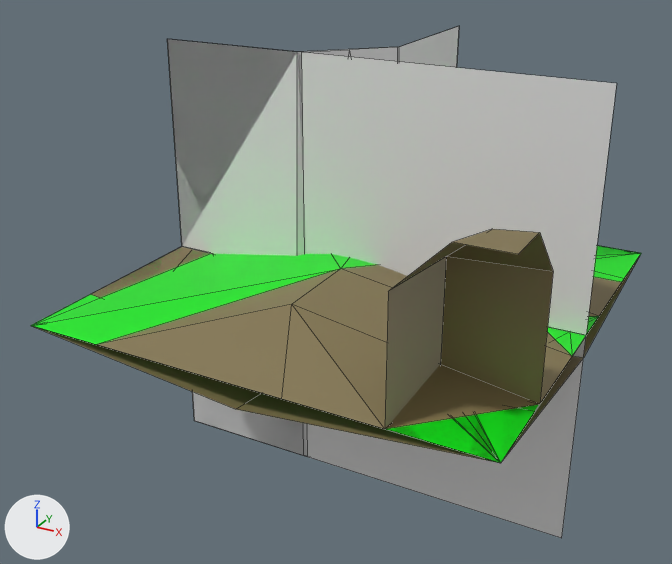
Renders of the FBX model Assets/Art/Meshes/PrototypeMeshes/Step/WFC Modules.fbx from each side of a commit.
Both versions are drawn from a 50 mm lens placed at (1.73, -3.38, 1.68), pointed at (-0.1, -0.07, 0.03). The lights are fixed; the arrows at lower left show +X, +Y and +Z. Mesh edges are drawn as thin lines. Where no turn or scale is listed for an object, it has been applied to the vertices.

Objects in the first picture: 'Down', 'GoldCorner', 'GoldMiddle', 'GoldSide', 'Ground_PortalCorner', 'InCornerRamp', 'OutCornerRamp', 'OutReceiver', 'Ramp', 'RampReceiver'.
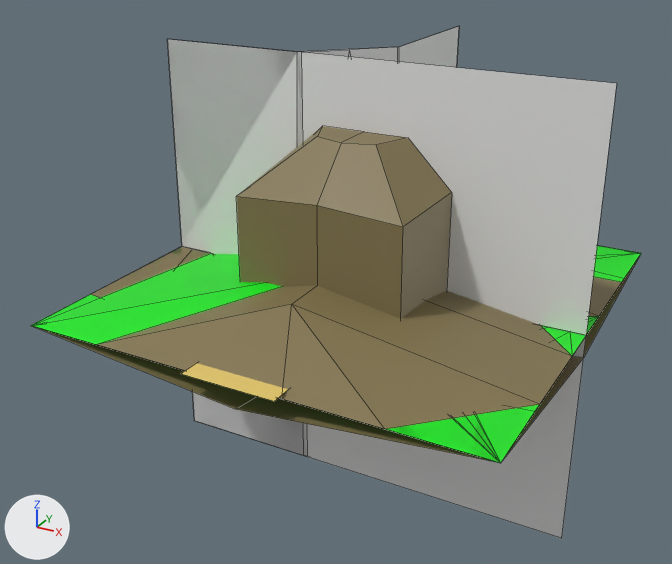
Changed parts and their boxes [x1, y1, x2, y2] in the pictures (672 x 564 px):
'Ground_PortalCorner', reshaped: before [385, 229, 553, 429]; after [181, 126, 452, 401]
part 1 of me_plane_017, added (yellow): after [237, 126, 452, 319]
part 2 of me_plane_017, deleted: before [385, 229, 553, 429]
part 3 of me_plane_017, added (yellow): after [181, 363, 288, 401]
'Down', unchanged, covered by the edit: before [167, 26, 459, 243]; after [167, 26, 459, 242]

What the commit changed:
Material 'Path' (mat_path) is new.
Its base color is (0.8, 0.592, 0.155) (yellow #e7ca6e).
me_plane_017 is used by ob_ground_portalcorner; location (0.0, 0.0, 0.0).
Verts and faces of me_plane_017; kept vertices keep their numbers, new ones are numbered from 14.
me_plane_017 had 14 vertices, 6 faces and spanned x -1.0..1.0, y -1.0..1.0, z 0.0..0.7.
me_plane_017 now has 33 vertices, 22 faces and spans x -1.0..1.0, y -1.05..1.0, z 0.0..0.7.
me_plane_017 part 1: a new loose piece of 25 vertices spanning x -0.4..0.4, y -0.41..0.41, z 0.0..0.7, in mat_rock (yellow #82754f).
me_plane_017 part 2: the loose piece of 10 vertices spanning x 0.6..1.0, y -1.0..-0.59, z 0.0..0.7 is deleted.
Part 3, on me_plane_017:
New vertex 14 is at (-0.2, -1.05, 0.02), pixel (180, 373).
New vertex 15 is at (0.2, -1.05, 0.02), pixel (274, 401).
New vertex 16 is at (-0.2, 0.0, 0.02).
New vertex 17 is at (0.2, 0.0, 0.02).
New faces: (14, 15, 17, 16) (mat_path (yellow #e7ca6e)).
me_plane_017 now uses material mat_path (yellow #e7ca6e).
